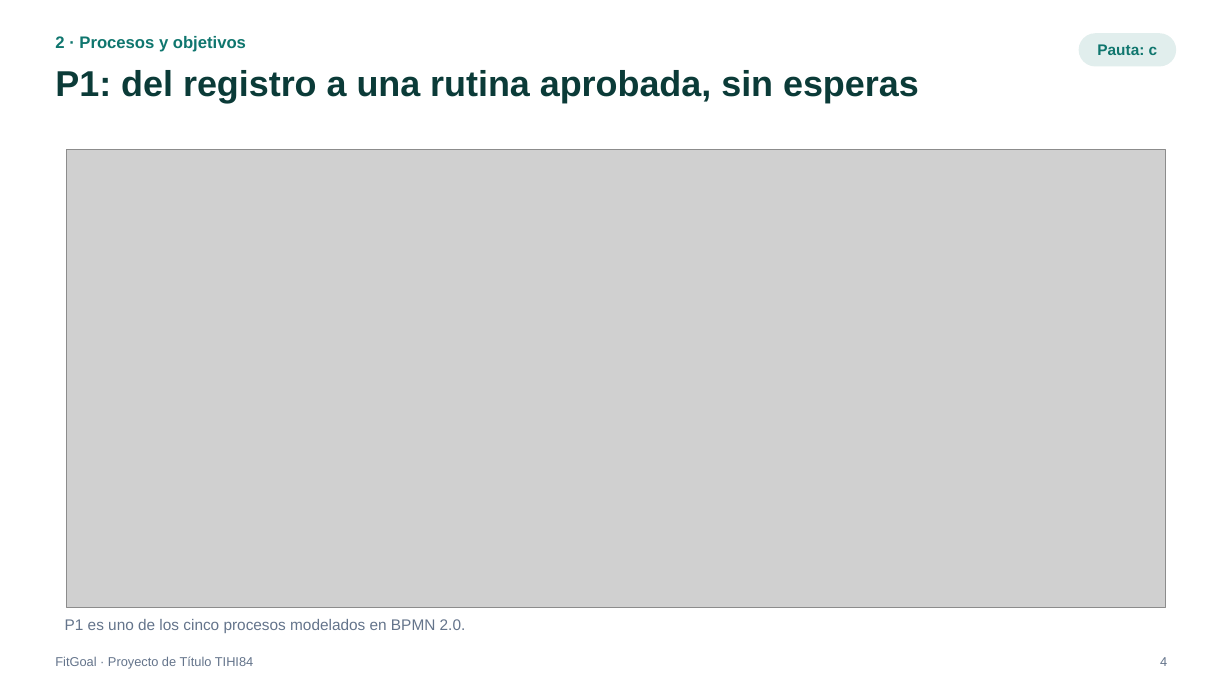
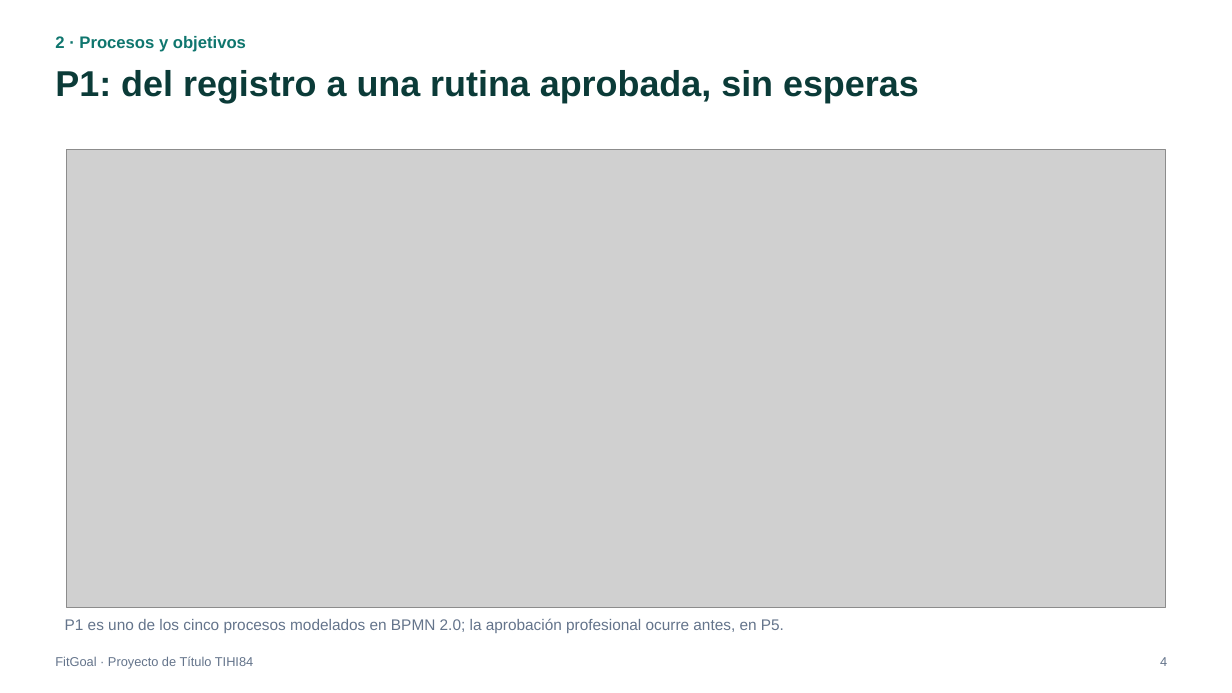
Before and after one commit to VicenteEgana/Fitgoal, a slide deck: slide 4 of docs/TIHI84_U3_Presentacion_FitGoal.pptx. Drawn at 1232x693 pixels with LibreOffice and Linux fonts; fonts in the diff are those of the drawing; grey boxes stand for pictures. Boxes give left, top, right and bottom in pixels: in the first picture for what was removed or moved away, otherwise in the second. Text is boxed around its words. In the diff, an @@ line names an element or a change of style, - is before the commit and + after.

```diff
--- a/docs/TIHI84_U3_Presentacion_FitGoal.pptx
+++ b/docs/TIHI84_U3_Presentacion_FitGoal.pptx
@@ rounded rectangle removed at [1079, 33, 1177, 67] @@
-Pauta: c
@@ text at [65, 618, 784, 633]: text changed @@
-P1 es uno de los cinco procesos modelados en BPMN 2.0.
+P1 es uno de los cinco procesos modelados en BPMN 2.0; la aprobación profesional ocurre antes, en P5.
```
Also in this commit, not shown: 12 other slides changed, 5 slides added.
